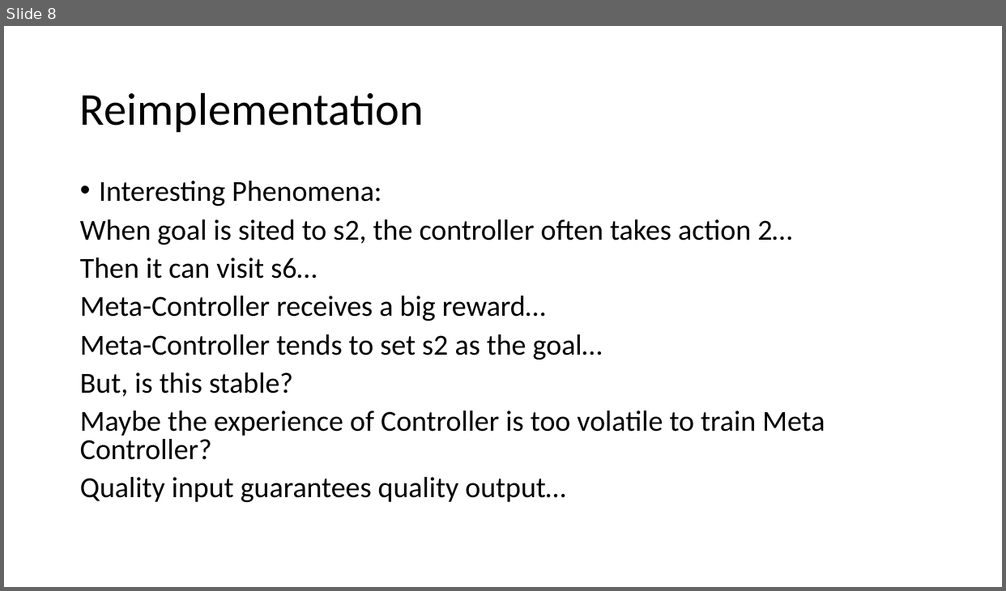
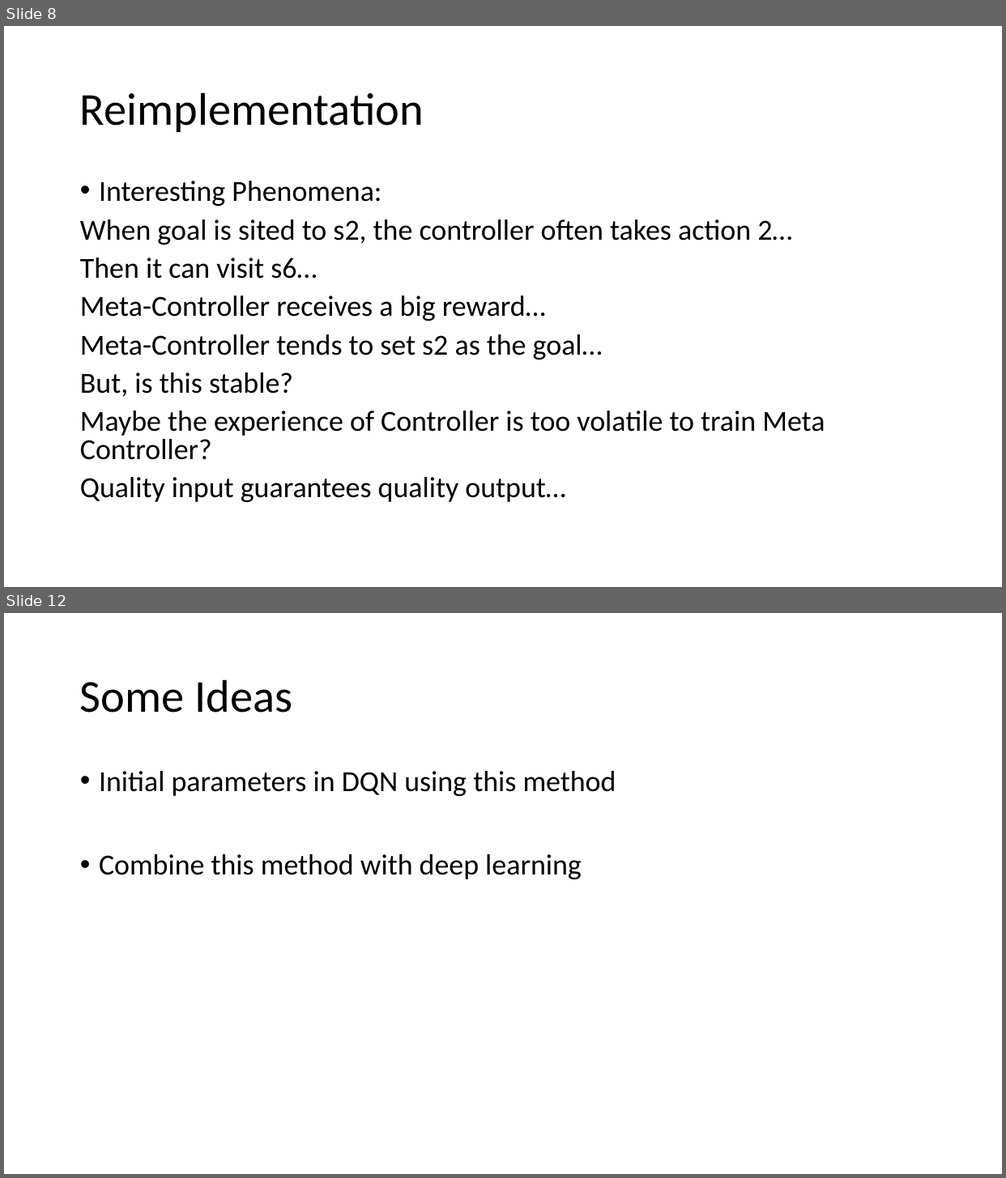
Before and after one commit to faebdc/AI-Project, a slide deck: presentation/Presentation.pptx. Shown one above the other, each under a label of ours: slide 8 before the commit, slides 8 and 12 after it; the slides between them are not shown. The pictures are 1006x591 and 1006x1178 pixels, drawn with LibreOffice and Linux fonts; fonts in the diff are those of the drawing. Boxes give left, top, right and bottom in pixels: in the first picture for what was removed or moved away, otherwise in the second. Text is boxed around its words. In the diff, an @@ line names an element or a change of style, - is before the commit and + after.

```diff
--- a/presentation/Presentation.pptx
+++ b/presentation/Presentation.pptx
@@ slide 12 added at (4, 613, 1002, 1174), background #FFFFFF @@
@@ title added at (80, 679, 292, 713), 44 pt, text #000000 @@
+Some Ideas
@@ text added at (99, 771, 616, 879), 28 pt, text #000000 @@
+• Initial parameters in DQN using this method
+• Combine this method with deep learning
```
Also in this commit, not shown: 1 slide changed, 5 other slides added, 3 other files.
